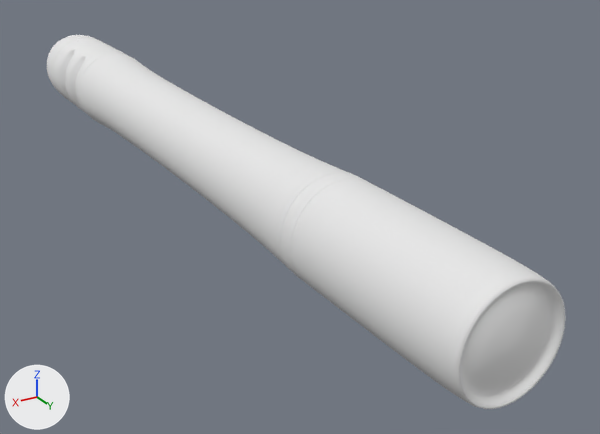
The Blender file blend/Flashlight/Flashlight.blend: old version first, new version second.
Before and after are seen from a 50 mm lens placed at (6.69, 16.22, 5.42), pointed at (-1.56, 2.46, -1.46). The axes (+X, +Y, +Z) are drawn at lower left. The lights are the same throughout.

The older version as bpy lines, for what is in view:
```python
mat_flashlight = diffuse_material('Flashlight')
mat_flashlight.base_color = (0.8, 0.8, 0.8)  # white #e7e7e7
mat_flashlight_high_color1 = diffuse_material('Flashlight_High_Color1')
mat_flashlight_high_color1.base_color = (0.8, 0.8, 0.8)  # white #e7e7e7
me_cylinder = bpy.data.meshes.new('Cylinder')
me_cylinder.from_pydata(...)  # 182 vertices, 190 faces; spans x -1.0..1.0, y -8.4..10.2, z -1.0..1.0
me_cylinder.polygons.foreach_set('use_smooth', [True] * 190)
me_cylinder.materials.append(mat_flashlight)  # white #e7e7e7
me_cylinder_001 = bpy.data.meshes.new('Cylinder.001')
me_cylinder_001.from_pydata(...)  # 334 vertices, 342 faces; spans x -1.0..1.0, y -8.4..10.2, z -1.0..1.0
me_cylinder_001.polygons.foreach_set('use_smooth', [True] * 342)
me_cylinder_001.materials.append(mat_flashlight_high_color1)  # white #e7e7e7
ob_cylinder = bpy.data.objects.new('Cylinder', me_cylinder)
ob_cylinder.location = (0.0, 0.0, 0.0)
ob_cylinder.hide_set(True)  # its collection is switched off
ob_cylinder_001 = bpy.data.objects.new('Cylinder.001', me_cylinder_001)
ob_cylinder_001.location = (0.0, 0.0, 0.0)
_m = ob_cylinder_001.modifiers.new('EdgeSplit', 'EDGE_SPLIT')
_m.split_angle = 1.801
_m = ob_cylinder_001.modifiers.new('Subsurf', 'SUBSURF')
_m.levels = 2
```
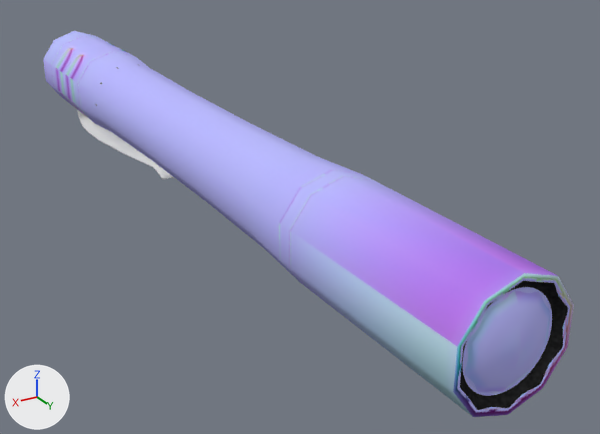
The change, as a diff of the scene's bpy script:
```diff
--- a/blend/Flashlight/Flashlight.blend.py
+++ b/blend/Flashlight/Flashlight.blend.py
@@ mat_flashlight @@
 _N = mat_flashlight.node_tree.nodes; _L = mat_flashlight.node_tree.links
-n0 = _N.new('ShaderNodeOutputMaterial'); n0.name = 'Material Output.001'
+n2 = _N.new('ShaderNodeNormalMap'); n2.name = 'Normal Map'
+n3 = _N.new('ShaderNodeTexImage'); n3.name = 'Image Texture.001'
+n3.image = img_flashlight_normal
 n1 = _N.new('ShaderNodeBsdfDiffuse'); n1.name = 'Diffuse BSDF'
-_L.new(n1.outputs[0], n0.inputs[0])  # 'BSDF' to 'Surface'
+n4 = _N.new('ShaderNodeOutputMaterial'); n4.name = 'Material Output'
+n5 = _N.new('ShaderNodeTexImage'); n5.name = 'Image Texture.003'
+n5.image = img_flashlight_normal
+_L.new(n1.outputs[0], n4.inputs[0])  # 'BSDF' to 'Surface'
+_L.new(n3.outputs[0], n2.inputs[1])  # 'Color' to 'Color'
+_L.new(n2.outputs[0], n1.inputs[2])  # 'Normal' to 'Normal'
+_L.new(n5.outputs[0], n1.inputs[0])  # 'Color' to 'Color'
@@ mat_flashlight_high_color1 @@
 mat_flashlight_high_color1 = bpy.data.materials.new('Flashlight_High_Color1')
-# nodes: BsdfDiffuse, OutputMaterial
+# nodes: BsdfDiffuse, Mix, OutputMaterial, TexNoise, ValToRGB
+# colours: black #1a1a1a, black #000000, light grey #cccccc
@@ mat_flashlight_high_color2 @@
+mat_flashlight_high_color2 = bpy.data.materials.new('Flashlight_High_Color2')
+mat_flashlight_high_color2.use_nodes = True; mat_flashlight_high_color2.node_tree.nodes.clear()
+_N = mat_flashlight_high_color2.node_tree.nodes; _L = mat_flashlight_high_color2.node_tree.links
+n0 = _N.new('ShaderNodeOutputMaterial'); n0.name = 'Material Output'
+n1 = _N.new('ShaderNodeBsdfAnisotropic'); n1.name = 'Glossy BSDF'
+n1.distribution = 'GGX'
+n1.inputs[0].default_value = (0.0623, 0.0623, 0.0623, 1.0)  # 'Color', dark grey #474747
+n1.inputs[1].default_value = 0.183  # 'Roughness'
+_L.new(n1.outputs[0], n0.inputs[0])  # 'BSDF' to 'Surface'
@@ mat_flashlight_high_glass @@
+mat_flashlight_high_glass = diffuse_material('Flashlight_High_Glass')
+mat_flashlight_high_glass.texture = img_flashlight_normal
@@ mat_flashlight_high_color3 @@
+mat_flashlight_high_color3 = bpy.data.materials.new('Flashlight_High_Color3')
+mat_flashlight_high_color3.use_nodes = True; mat_flashlight_high_color3.node_tree.nodes.clear()
+_N = mat_flashlight_high_color3.node_tree.nodes; _L = mat_flashlight_high_color3.node_tree.links
+n0 = _N.new('ShaderNodeOutputMaterial'); n0.name = 'Material Output'
+n1 = _N.new('ShaderNodeBsdfAnisotropic'); n1.name = 'Glossy BSDF'
+n1.distribution = 'GGX'
+n1.inputs[0].default_value = (1.0, 1.0, 1.0, 1.0)  # 'Color', white #ffffff
+n1.inputs[1].default_value = 0.0  # 'Roughness'
+_L.new(n1.outputs[0], n0.inputs[0])  # 'BSDF' to 'Surface'
@@ me_cylinder_001 @@
-me_cylinder_001.from_pydata(...)  # 334 vertices, 342 faces; spans x -1.0..1.0, y -8.4..10.2, z -1.0..1.0
+me_cylinder_001.from_pydata(...)  # 344 vertices, 352 faces; spans x -1.0..1.0, y -8.4..10.2, z -1.0..1.0
+# me_cylinder_001 part 1
+# 10 faces are deleted
+# 10 vertices are added at x -1.0..1.0, y 10.1, z -1.0..1.0
+# 20 new faces join them, mat_flashlight_high_color2
+# me_cylinder_001 part 2: 82 faces spanning x -1.0..1.0, y -6.4..-4.2, z -1.0..1.0 switch from mat_flashlight_high_color1 (white #e7e7e7) to mat_flashlight_high_color2
+# me_cylinder_001 part 3: 11 faces spanning x -1.0..1.0, y 6.0..6.3, z -1.0..1.0 switch from mat_flashlight_high_color1 (white #e7e7e7) to mat_flashlight_high_color3
+# me_cylinder_001 part 4: 30 faces spanning x -0.8..0.8, y 10.0..10.2, z -0.8..0.8 switch from mat_flashlight_high_color1 (white #e7e7e7) to mat_flashlight_high_glass (picture img_flashlight_normal)
@@ ob_cylinder @@
 ob_cylinder.location = (0.0, 0.0, 0.0)
-ob_cylinder.hide_set(True)  # its collection is switched off
@@ ob_holder @@
+ob_holder = bpy.data.objects.new('Holder', me_cylinder_002)  # 66 vertices, 64 faces; spans x -0.4..0.38, y -1.35..4.91, z -0.42..0.21; in mat_holder (white #e7e7e7)
+ob_holder.parent = ob_cylinder
+ob_holder.location = (-0.00364, -5.125, -1.046)
```

Where the change shows, as pixel boxes [x1, y1, x2, y2] in the pictures (600 x 434 px):
'Cylinder', shown
    after: [43, 31, 574, 417]
'Cylinder.001', surface changed, reshaped (grey to black)
    before: [47, 35, 566, 409]
    after: [95, 65, 568, 410]
'Holder', added
    after: [78, 110, 174, 179]
part 1 of me_cylinder_001, built on
    before: [291, 179, 514, 381]
part 2 of me_cylinder_001, recoloured
    before: [53, 38, 126, 114]
part 3 of me_cylinder_001, recoloured
    before: [281, 173, 370, 280]
part 4 of me_cylinder_001, recoloured (grey to blue)
    both: [463, 287, 552, 396]
